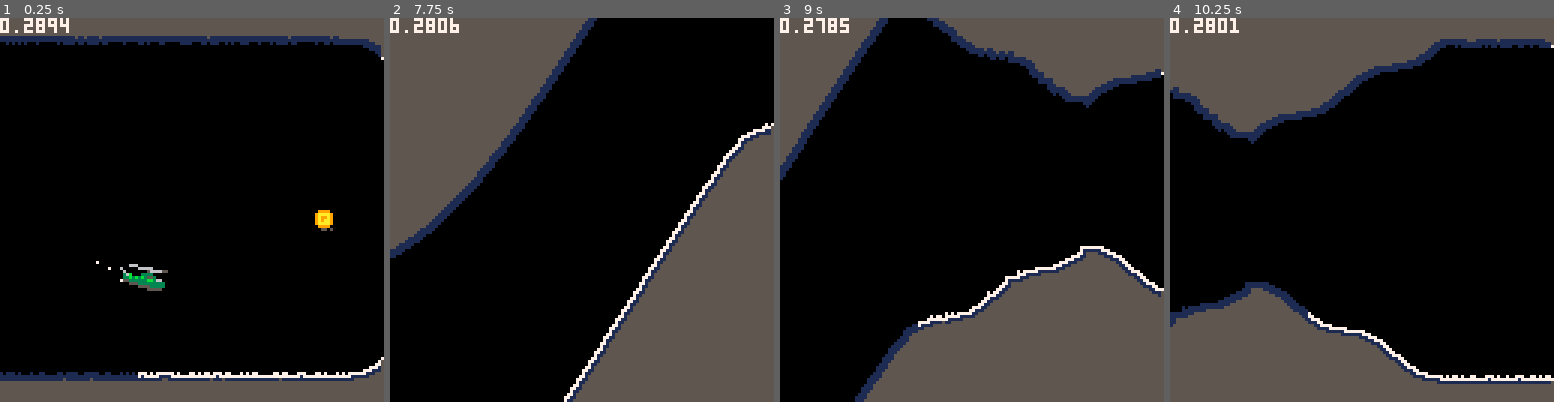
Above: before the commit, frames 1-4 (left to right).
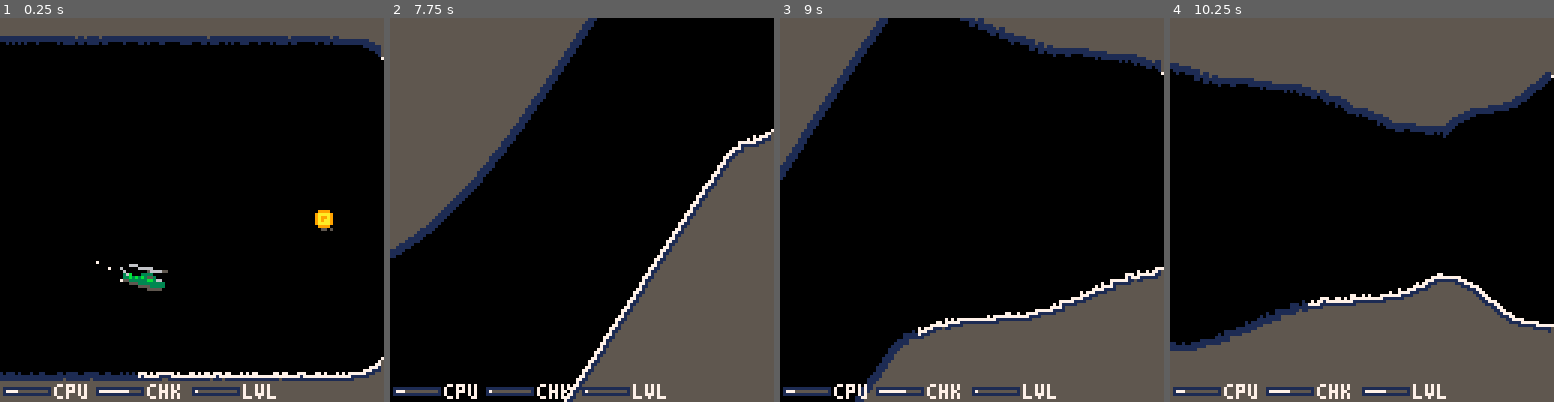
Above: after the commit, the same moments.

Repository: henrycatalinismith/pico8
Game: PICO-8 cartridge nosedive.p8
Two runs of this game, one before a commit and one after it. Both use one fixed random seed, a clock stepped at 60 frames per second and the inputs below.
Inputs:
- Up to frame 1 (0.25 s): no input
- Up to frame 2 (7.75 s): tap X (X key) at 0.33, 1.07, 1.85, 2.97, 4.08, 5.2, 6.32, 7.43 s
- Up to frame 3 (9 s): tap X (X key) at 8.55 s
- Up to frame 4 (10.25 s): tap X (X key) at 9.67 s

The runs differ from the first frame. In frame 1, 1.5% of the frame differs, in the area x 0-72%, y 0-100%; in frame 2, 2.0%; in frame 3, 13%; in frame 4, 31%, in the area x 0-100%, y 0-100%.

Commit message:
structure

Diff:
--- a/nosedive.p8
+++ b/nosedive.p8
@@ -85,7 +85,7 @@
 
 function init_chunk()
  chunk_queue = {
-  straight(),
+  chunk:straight(),
   --ubend(),
   --straight(),
   --ubend(),
@@ -108,15 +108,15 @@
 
 function init_level()
  level_queue = {
-  easy_level(),
-  pythagup(),
-  easy_level(),
-  circleup(),
-  bendup(),
-  bottleneck(),
-  easy_level(),
-  medium_level(),
-  easy_level(),
+  level:easy(),
+  level:pythagup(),
+  level:easy(),
+  level:circleup(),
+  level:bendup(),
+  level:bottleneck(),
+  level:easy(),
+  level:ubend(),
+  level:easy(),
  }
 
  next_level()
@@ -468,7 +468,16 @@
 end
 
 function draw_overlay()
- print(stat(1), 0, 0, 7)
+ draw_bar("cpu", stat(1), 1, 123)
+ draw_bar("chk", chunk_progress, 32, 123)
+ draw_bar("lvl", level_progress, 64, 123)
+end
+
+function draw_bar(l, p, x, y)
+ line(x+1, y+1, x+14, y+1, 5)
+ line(x+1, y+1, x+14*p, y+1, 7)
+ rect(x, y, x+15, y+2, 1)
+ print(l, x+17, y-1, 7)
 end
 
 function draw_smoke()
@@ -480,160 +489,226 @@
 -->8
 -- levels
 
+
+
+level = (function()
+ local level = {}
+
+ setmetatable(level, {
+  __call = function(_, fn)
+   return setmetatable({}, {
+    __call = fn,
+   })
+  end
+ })
+
+ function level:bendup()
+  return level(
+   function()
+    return {
+     chunk:sine(),
+    }
+   end
+  )
+ end
+
+ function level:bottleneck()
+  return level(
+   function()
+    return {
+     chunk:narrow(),
+     chunk:widen(),
+    }
+   end
+  )
+ end
+
+ function level:circleup()
+  return level(
+   function()
+    return {
+     chunk:fourcircles(),
+    }
+   end
+  )
+ end
+
+ function level:easy()
+  return level(
+   function()
+    return {
+     chunk:straight(),
+    }
+   end
+  )
+ end
+
+ function level:pythagup()
+  return level(
+   function()
+    return {
+     chunk:pythag(16, 1, 1),
+     chunk:pythag(16, 1, -1),
+     chunk:pythag(16, -1, 1),
+     chunk:pythag(16, -1, -1),
+    }
+   end
+  )
+ end
+
+ function level:ubend()
+  return level(
+   function()
+    return {
+     chunk:ubend(),
+    }
+   end
+  )
+ end
+
+ return level
+end)()
+
 function next_level()
  printh("next level")
 
  if #level_queue == 0 then
-  add(level_queue, easy_level())
+  add(level_queue, level:easy())
  end
 
  local fn = level_queue[1]
  del(level_queue, fn)
 
  chunk_queue = fn()
-end
-
-function level(fn)
- return fn
-end
-
-function easy_level()
- return level(
+ level_length = #chunk_queue
+ level_progress = 0
+end
+
+
+-->8
+-- chunks
+
+chunk = (function()
+ local chunk = {}
+
+ setmetatable(chunk, {
+  __call = function(_, l, fn)
+   return setmetatable({}, {
+    __call = fn,
+    __index = { l = l },
+   })
+  end
+ })
+
+function chunk:fourcircles()
+ return chunk(
+  128,
   function()
    return {
-    straight(),
-   }
-  end
- )
-end
-
-function bendup()
- return level(
-  function()
-   return {
-    sinechunk(),
-   }
-  end
- )
-end
-
-function circleup()
- return level(
-  function()
-   return {
-    fourcircles(),
-   }
-  end
- )
-end
-
-function pythagup()
- return level(
-  function()
-   return {
-    pythagchunk(16, 1, 1),
-    pythagchunk(16, 1, -1),
-    pythagchunk(16, -1, 1),
-    pythagchunk(16, -1, -1),
-   }
-  end
- )
-end
-
-function fourcircles()
- return chunk(
-  function()
-   local length = 128
-   local descent = 0
-   return {
-    length = length,
-    roof = twocircles(64),
-    floor = twocircles(64),
+    roof = terrain:twocircles(64),
+    floor = terrain:twocircles(64),
     coins = {},
    }
   end
  )
 end
 
-function pythagchunk(length, direction, side)
- return chunk(
-  function()
-   return {
-    length = length,
-    roof = pythagstep(length, direction, side),
-    floor = pythagstep(length, -direction, side),
-    coins = {},
-   }
-  end
- )
-end
-
-function pythagstep(r, d, s)
- return terrain(
-  function(p)
-   if s == -1 then
-    p = 1 - p
-   end
-   local a = flr(r*p)
-   local c = r
-   local py = sqrt(c^2 - a^2)
-   local y = r - py
-   if s == -1 and d == 1 then
-    y = py + 0
-   elseif s == -1 and d == -1 then
-    y = r - r - r + y
-   elseif d == -1 then
-    y = py - r
-   end
-   return y
-  end
- )
-end
-
-function twocircles(r1, r2)
- return terrain(
-  function(p)
-   if p < 0.5 then
-    local p1 = p * 2
-    local y = sqrt(r1^2 - (p1 * r1)^2)
-    return y - r1
-   else
-    local p2 = 1 - ((p - 0.5) * 2)
-    local y = sqrt(r1^2 - (p2 * r1)^2)
-    return 0 - r1 - y
-   end
-  end
- )
-end
-
-function bottleneck()
- return level(
-  function()
-   return {
-    narrow(),
-    widen(),
-   }
-  end
- )
-end
-
-function medium_level()
- return level(
-  function()
-   return {
-    ubend(),
-   }
-  end
- )
-end
-
--->8
--- chunks
-
+ function chunk:narrow()
+  return chunk(
+   128,
+   function()
+    return {
+     roof = terrain:noise(2) + terrain:descend(32) + terrain:sinewave(2, 2),
+     floor = terrain:noise(2) + terrain:ascend(32) + terrain:sinewave(2, 2),
+     coins = {},
+    }
+   end
+  )
+ end
+
+ function chunk:pythag(l, direction, side)
+  return chunk(
+   l,
+   function(h)
+    return {
+     roof = terrain:pythagstep(l, direction, side),
+     floor = terrain:pythagstep(l, -direction, side),
+     coins = {},
+    }
+   end
+  )
+ end
+
+ function chunk:sine()
+  return chunk(
+   128,
+   function()
+    return {
+     roof = terrain:curveup(512),
+     floor = terrain:curveup(512),
+     coins = {},
+    }
+   end
+  )
+ end
+
+ function chunk:straight()
+  return chunk(
+   128,
+   function()
+    return {
+     roof = terrain:noise(2),
+     floor = terrain:noise(2),
+     coins = {{ 0.9, 0.5 }},
+    }
+   end
+  )
+ end
+
+ function chunk:ubend()
+  return chunk(
+   256,
+   function()
+    local descent = 128
+    camera_velocity.y = descent / 256
+    return {
+     roof = terrain:noise(1) + terrain:sinewave(8, 4) + terrain:fudge(24) + terrain:descend(descent),
+     floor = terrain:noise(1) + terrain:sinewave(8, 4) + terrain:fudge(-24) + terrain:descend(descent),
+     coins = {
+      { 0.2, 0.8 },
+      { 0.3, 0.2 },
+      { 0.45, 0.8 },
+      { 0.55, 0.2 },
+      { 0.7, 0.8 },
+      { 0.8, 0.2 },
+      { 0.95, 0.8 },
+     },
+    }
+   end
+  )
+ end
+
+ function chunk:widen()
+  return chunk(
+   64,
+   function()
+    return {
+     roof = terrain:ascend(32) + terrain:sinewave(2, 2),
+     floor = terrain:descend(32) + terrain:sinewave(2, 2),
+     coins = {},
+    }
+   end
+  )
+ end
+
+ return chunk
+end)()
 
 function next_chunk()
  printh("next chunk")
  camera_velocity.y = 0
+ level_progress = (level_length - #chunk_queue) / level_length
+ printh(level_progress)
 
  if #chunk_queue == 0 then
   next_level()
@@ -645,8 +720,9 @@
  chunk_progress = 0
  chunk_start_roof = cave_roof[127].y
  chunk_start_floor = cave_floor[127].y
- chunk_object = chunk_fn()
- chunk_length = chunk_object.length
+ local h = chunk_start_floor - chunk_start_roof
+ chunk_object = chunk_fn(h)
+ chunk_length = chunk_fn.l
  chunk_coins = chunk_object.coins
 end
 
@@ -680,187 +756,145 @@
  }
 end
 
-function chunk(fn)
- return fn
-end
-
-function straight()
- return chunk(
-  function()
-   return {
-    length = 128,
-    roof = noise(2),
-    floor = noise(2),
-    coins = {{ 0.9, 0.5 }},
-   }
-  end
- )
-end
-
-function narrow()
- return chunk(
-  function()
-   return {
-    length = 64,
-    roof = noise(2) + descend(32) + sinewave(2, 2),
-    floor = noise(2) + ascend(32) + sinewave(2, 2),
-    coins = {},
-   }
-  end
- )
-end
-
-function widen()
- return chunk(
-  function()
-   return {
-    length = 64,
-    roof = ascend(32) + sinewave(2, 2),
-    floor = descend(32) + sinewave(2, 2),
-    coins = {},
-   }
-  end
- )
-end
-
-function sinechunk()
- return chunk(
-  function()
-   return {
-    length = 128,
-    roof = curveup(512),
-    floor = curveup(512),
-    coins = {},
-   }
-  end
- )
-end
-
-function ubend()
- return chunk(
-  function()
-   local length = 256
-   local descent = 128
-   camera_velocity.y = descent / length
-   return {
-    length = length,
-    roof = noise(1) + sinewave(8, 4) + fudge(24) + descend(descent),
-    floor = noise(1) + sinewave(8, 4) + fudge(-24) + descend(descent),
-    coins = {
-     { 0.2, 0.8 },
-     { 0.3, 0.2 },
-     { 0.45, 0.8 },
-     { 0.55, 0.2 },
-     { 0.7, 0.8 },
-     { 0.8, 0.2 },
-     { 0.95, 0.8 },
-    },
-   }
-  end
- )
-end
-
-
 -->8
 -- terrain
 
-function terrain(fn)
- local g = { fn }
-
- setmetatable(g, {
-  __add = function(g1, g2)
-   add(g1, g2[1])
-   return g1
-  end,
-
-  __call = function(_, p)
-   local o = 0
-   for f in all(g) do
-    o += f(p)
-   end
-   return o
-  end,
+terrain = (function()
+ local terrain = {}
+
+ setmetatable(terrain, {
+  __call = function(_, fn)
+   local g = { fn }
+
+   setmetatable(g, {
+    __add = function(g1, g2)
+     add(g1, g2[1])
+     return g1
+    end,
+
+    __call = function(_, p)
+     local o = 0
+     for f in all(g) do
+      o += f(p)
+     end
+     return o
+    end,
+   })
+
+   return g
+
+  end
  })
 
- return g
-end
-
-function flat()
- return terrain(
-  function(p)
-   return 0
-  end
- )
-end
-
-function noise(n)
- return terrain(
-  function(p)
-   if p == 1 then
+ function terrain:ascend(depth)
+  return terrain(
+   function(p)
+    return p * -depth
+   end
+  )
+ end
+
+ function terrain:curveup(radius)
+  return terrain(
+   function(p)
+    local cx = p * radius
+    local c = xy(0, 0)
+    local p = xy(p*radius, radius)
+    local a = p:angle(c)
+    local y = radius * sin(a)
+    return y - radius
+   end
+  )
+ end
+
+ function terrain:descend(depth)
+  return terrain(
+   function(p)
+    return p * depth
+   end
+  )
+ end
+
+ function terrain:flat()
+  return terrain(
+   function(p)
     return 0
-   else
-    return flr(rnd(n)) - n/2
-   end
-  end
- )
-end
-
-function fudge(n)
- return terrain(
-  function(p)
-   if p == 1 then
-    return 0
-   else
-    return n
-   end
-  end
- )
-end
-
-function curveup(radius)
- return terrain(
-  function(p)
-   local cx = p * radius
-   local c = xy(0, 0)
-   local p = xy(p*radius, radius)
-   local a = p:angle(c)
-   local y = radius * sin(a)
-   return y - radius
-  end
- )
-end
-
-function sinewave(magnitude, frequency)
- return terrain(
-  function(p)
-   return sin(p * frequency) * magnitude
-  end
- )
-end
-
-function squarewave(magnitude, frequency)
- return terrain(
-  function(p)
-   return max(0, ceil(sin(p * frequency))) * magnitude
-  end
- )
-end
-
-function ascend(depth)
- return terrain(
-  function(p)
-   return p * -depth
-  end
- )
-end
-
-function descend(depth)
- return terrain(
-  function(p)
-   return p * depth
-  end
- )
-end
+   end
+  )
+ end
+
+ function terrain:fudge(n)
+  return terrain(
+   function(p)
+    if p == 1 then
+     return 0
+    else
+     return n
+    end
+   end
+  )
+ end
+
+ function terrain:noise(n)
+  return terrain(
+   function(p)
+    if p == 1 then
+     return 0
+    else
+     return flr(rnd(n)) - n/2
+    end
+   end
+  )
+ end
+
+ function terrain:pythagstep(r, d, s)
+  return terrain(
+   function(p)
+    if s == -1 then
+     p = 1 - p
+    end
+    local a = flr(r*p)
+    local c = r
+    local py = sqrt(c^2 - a^2)
+    local y = r - py
+    if s == -1 and d == 1 then
+     y = py + 0
+    elseif s == -1 and d == -1 then
+     y = r - r - r + y
+    elseif d == -1 then
+     y = py - r
+    end
+    return y
+   end
+  )
+ end
+
+ function terrain:sinewave(magnitude, frequency)
+  return terrain(
+   function(p)
+    return sin(p * frequency) * magnitude
+   end
+  )
+ end
+
+ function terrain:twocircles(r1, r2)
+  return terrain(
+   function(p)
+    if p < 0.5 then
+     local p1 = p * 2
+     local y = sqrt(r1^2 - (p1 * r1)^2)
+     return y - r1
+    else
+     local p2 = 1 - ((p - 0.5) * 2)
+     local y = sqrt(r1^2 - (p2 * r1)^2)
+     return 0 - r1 - y
+    end
+   end
+  )
+ end
+
+ return terrain
+end)()
 
 -->8
 
